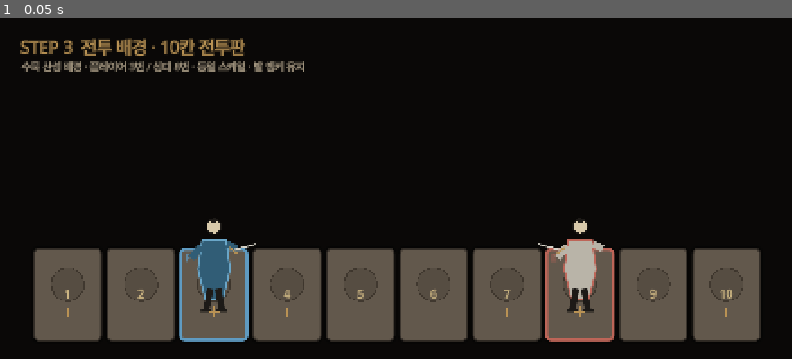
Above: before the commit, frame 1.
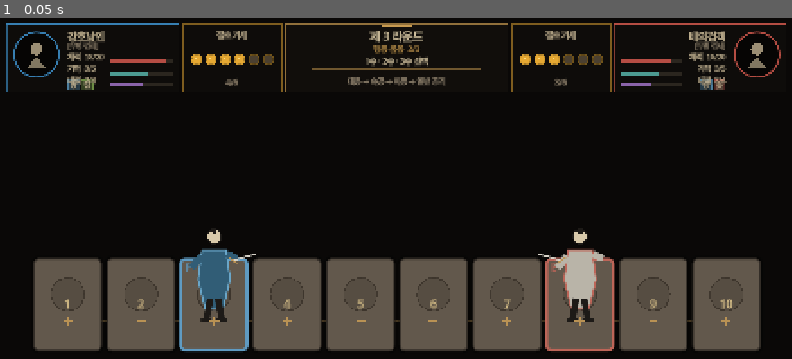
Above: after the commit, the same moment.

Repository: alsdmlals4-eng/Ten-Paces-Hidden-Moves
Game: Godot game, scene res://scenes/combat/combat_board_preview.tscn
Two runs of this game, one before a commit and one after it. Both use one fixed random seed, a clock stepped at 60 frames per second and the inputs below.
Inputs:
- Up to frame 1 (0.05 s): no input

The runs differ from the first frame. In frame 1, 13% of the frame differs, in the area x 0-100%, y 1-98%.

Commit message:
feat: integrate STEP 4 top HUD into combat scene

Diff:
--- a/src/combat/combat_board_preview.gd
+++ b/src/combat/combat_board_preview.gd
@@ -3,25 +3,23 @@
 
 const CONTRACT_PATH := "res://data/combat/combat_board_poc.json"
 const BACKGROUND_SCENE := preload("res://scenes/combat/battle_background.tscn")
+const TOP_HUD_SCENE := preload("res://scenes/ui/top_combat_hud.tscn")
 const TILE_SCENE := preload("res://scenes/combat/combat_board_tile.tscn")
 const CHARACTER_SCENE := preload("res://scenes/combat/combat_character_placeholder.tscn")
 
 const CANVAS_COLOR := Color("171411")
 const GUIDE_COLOR := Color("b99254")
-const TEXT_COLOR := Color("dfcfac")
-const MUTED_TEXT_COLOR := Color("b4a68e")
 
 var contract: Dictionary = {}
 var tiles: Array[CombatBoardTile] = []
 var battle_background: BattleBackground
+var top_hud: TopCombatHud
 var player_character: CombatCharacterPlaceholder
 var enemy_character: CombatCharacterPlaceholder
 
 var _tile_layer: Control
 var _character_layer: Control
 var _anchor_line: ColorRect
-var _title: Label
-var _subtitle: Label
 var _layout_ready := false
 var _tile_width := 0.0
 var _tile_height := 0.0
@@ -61,33 +59,9 @@
     canvas.set_anchors_and_offsets_preset(Control.PRESET_FULL_RECT)
     add_child(canvas)
 
-    _title = Label.new()
-    _title.name = "StepTitle"
-    _title.text = "STEP 3  전투 배경 · 10칸 전투판"
-    _title.add_theme_font_size_override("font_size", 30)
-    _title.add_theme_color_override("font_color", GUIDE_COLOR)
-    _title.add_theme_color_override("font_shadow_color", Color(0.05, 0.04, 0.03, 0.85))
-    _title.add_theme_constant_override("shadow_offset_x", 2)
-    _title.add_theme_constant_override("shadow_offset_y", 2)
-    _title.position = Vector2(42.0, 30.0)
-    _title.mouse_filter = Control.MOUSE_FILTER_IGNORE
-    add_child(_title)
-
-    _subtitle = Label.new()
-    _subtitle.name = "StepSubtitle"
-    _subtitle.text = "수묵 산성 배경 · 플레이어 3번 / 상대 8번 · 동일 스케일 · 발 앵커 유지"
-    _subtitle.add_theme_font_size_override("font_size", 18)
-    _subtitle.add_theme_color_override("font_color", MUTED_TEXT_COLOR)
-    _subtitle.add_theme_color_override("font_shadow_color", Color(0.05, 0.04, 0.03, 0.90))
-    _subtitle.add_theme_constant_override("shadow_offset_x", 1)
-    _subtitle.add_theme_constant_override("shadow_offset_y", 1)
-    _subtitle.position = Vector2(44.0, 74.0)
-    _subtitle.mouse_filter = Control.MOUSE_FILTER_IGNORE
-    add_child(_subtitle)
-
     _anchor_line = ColorRect.new()
     _anchor_line.name = "FootAnchorGuide"
-    _anchor_line.color = Color(GUIDE_COLOR, 0.48)
+    _anchor_line.color = Color(GUIDE_COLOR, 0.42)
     _anchor_line.mouse_filter = Control.MOUSE_FILTER_IGNORE
     add_child(_anchor_line)
 
@@ -102,6 +76,10 @@
     _character_layer.mouse_filter = Control.MOUSE_FILTER_IGNORE
     _character_layer.set_anchors_and_offsets_preset(Control.PRESET_FULL_RECT)
     add_child(_character_layer)
+
+    top_hud = TOP_HUD_SCENE.instantiate() as TopCombatHud
+    top_hud.name = "TopCombatHud"
+    add_child(top_hud)
 
     var tile_count := int(contract.get("tile_count", 10))
     var anchor_ratio := float(contract.get("foot_anchor_y_ratio", 0.68))
@@ -120,9 +98,12 @@
     enemy_character.name = "EnemyCharacter"
     _character_layer.add_child(enemy_character)
 
-    set_meta("step", 3)
+    set_meta("step", 4)
     set_meta("background_component", "BattleBackground")
     set_meta("background_asset", "res://assets/backgrounds/step3_mountain_fortress.svg")
+    set_meta("hud_component", "TopCombatHud")
+    set_meta("hud_layout", "player_status|player_momentum|round|enemy_momentum|enemy_status")
+    set_meta("lower_status_panels", false)
     set_meta("tile_count", tile_count)
     set_meta("player_start_tile", int(contract.get("player_start_tile", 3)))
     set_meta("enemy_start_tile", int(contract.get("enemy_start_tile", 8)))
@@ -133,6 +114,11 @@
         return
     if size.x <= 0.0 or size.y <= 0.0:
         return
+
+    if is_instance_valid(top_hud):
+        var hud_margin := maxf(10.0, size.x * 0.012)
+        top_hud.position = Vector2(hud_margin, 10.0)
+        top_hud.size = Vector2(maxf(1.0, size.x - hud_margin * 2.0), 124.0)
 
     var tile_count := tiles.size()
     var gap_ratio := float(contract.get("tile_gap_to_tile_width", 0.06))
@@ -145,8 +131,8 @@
 
     var board_width := _tile_width * float(tile_count) + _tile_gap * float(tile_count - 1)
     var board_left := (size.x - board_width) * 0.5
-    var desired_top := size.y * 0.46
-    var minimum_top := 220.0
+    var desired_top := size.y * 0.48
+    var minimum_top := 240.0
     var maximum_top := maxf(minimum_top, size.y - _tile_height - 92.0)
     var board_top := clampf(desired_top, minimum_top, maximum_top)
 
@@ -198,10 +184,14 @@
     return Vector2.ZERO
 
 func get_layout_snapshot() -> Dictionary:
+    var hud_snapshot := top_hud.get_hud_snapshot() if is_instance_valid(top_hud) else {}
     return {
         "layout_ready": _layout_ready,
         "background_ready": is_instance_valid(battle_background) and battle_background.texture != null,
         "background_path": "res://assets/backgrounds/step3_mountain_fortress.svg",
+        "hud_ready": is_instance_valid(top_hud),
+        "hud_snapshot": hud_snapshot,
+        "lower_status_panels": false,
         "tile_count": tiles.size(),
         "player_tile": int(contract.get("player_start_tile", 3)),
         "enemy_tile": int(contract.get("enemy_start_tile", 8)),
